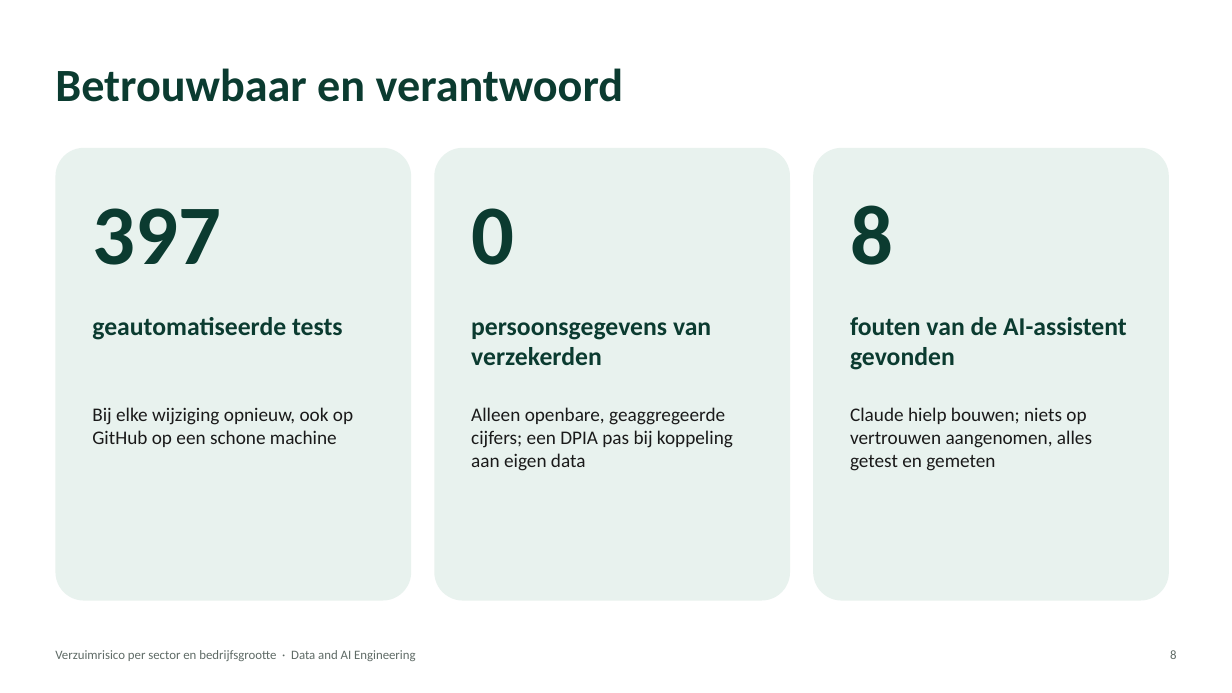
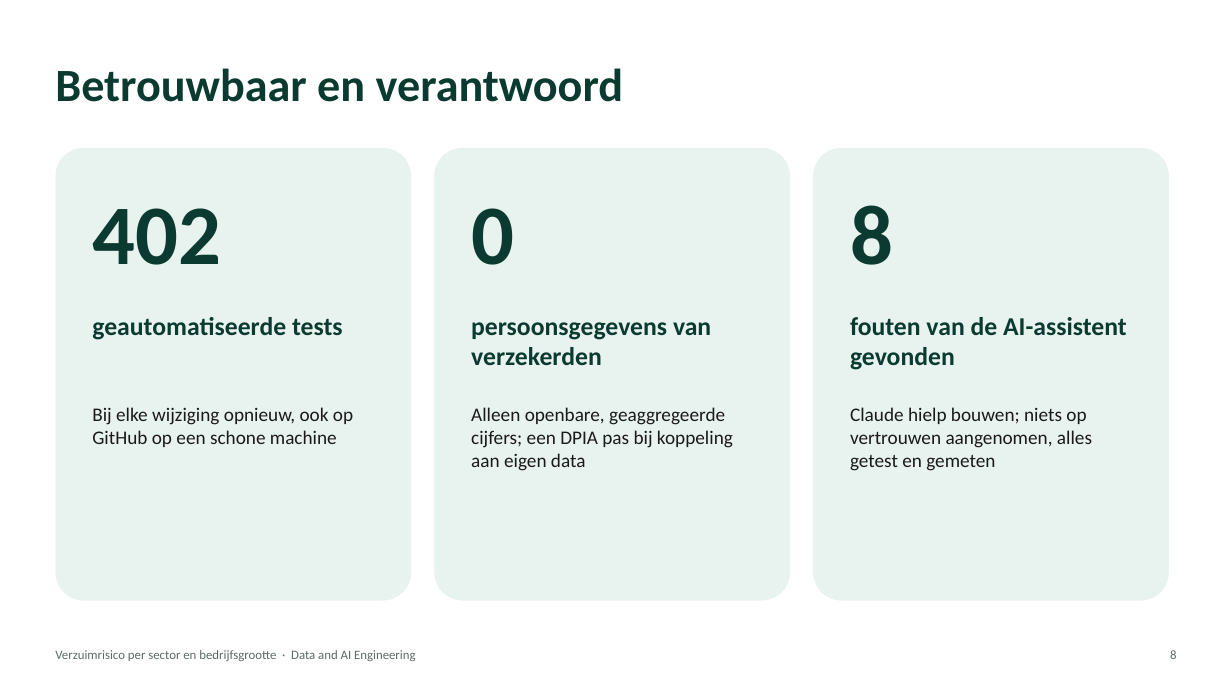
Before and after one commit to stefancodecommit/AOV_Lakehouse, a slide deck: slide 9 of docs/presentatie.pptx. Drawn at 1232x693 pixels with LibreOffice and Linux fonts; fonts in the diff are those of the drawing. Boxes give left, top, right and bottom in pixels: in the first picture for what was removed or moved away, otherwise in the second. Text is boxed around its words. In the diff, an @@ line names an element or a change of style, - is before the commit and + after.

```diff
--- a/docs/presentatie.pptx
+++ b/docs/presentatie.pptx
@@ text at box(92, 208, 221, 265): text changed @@
-397
+402
```
Also in this commit, not shown: 15 other files.
